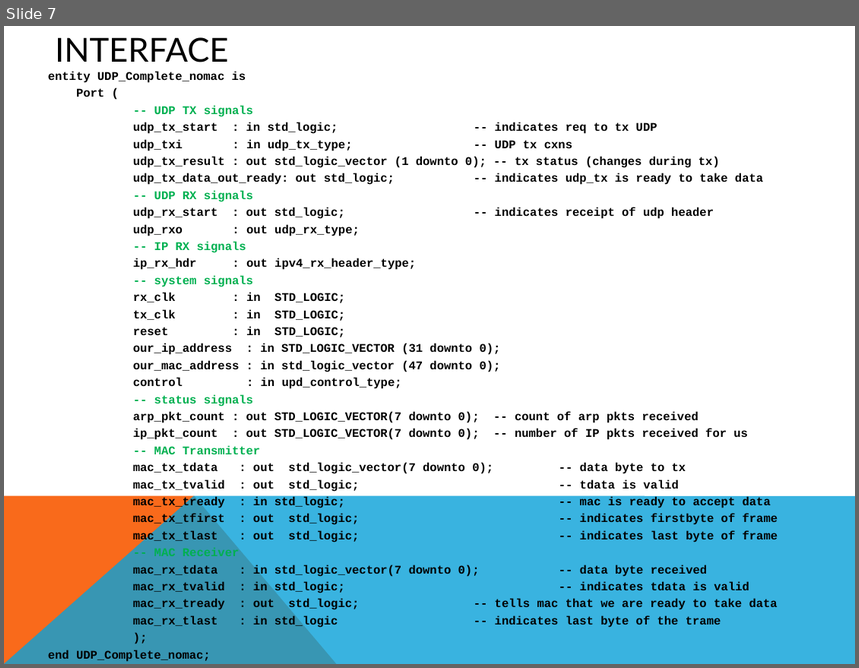
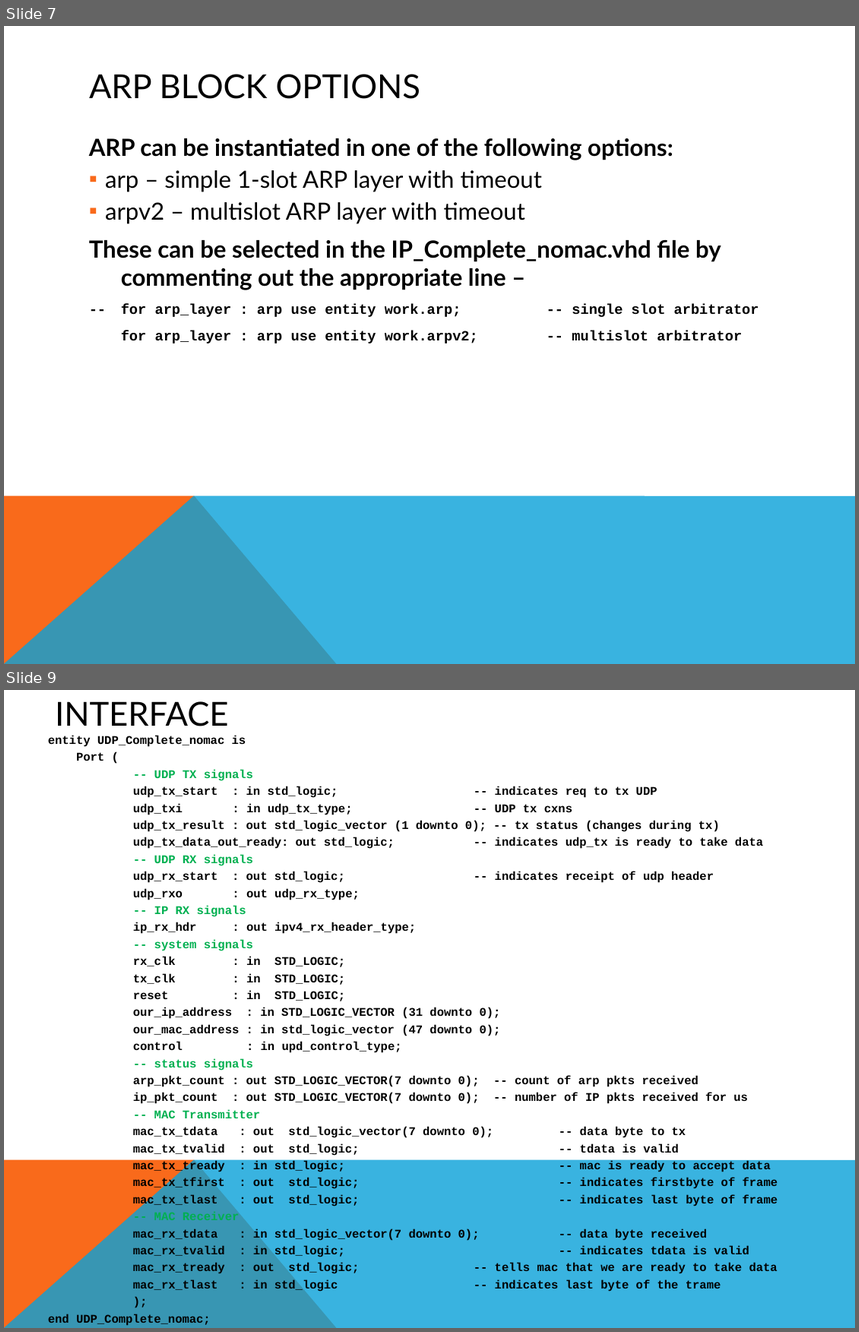
Before and after one commit to rsarwar87/udp_ip_core, a slide deck: doc/src/UDP_IP_Stack.pptx. Shown one above the other, each under a label of ours: slide 7 before the commit, slides 7 and 9 after it; the slides between them are not shown. The pictures are 859x668 and 859x1332 pixels, drawn with LibreOffice and Linux fonts; fonts in the diff are those of the drawing. Boxes give left, top, right and bottom in pixels: in the first picture for what was removed or moved away, otherwise in the second. Text is boxed around its words. In the diff, an @@ line names an element or a change of style, - is before the commit and + after.

Commit message:
Committed changes, adding ARPV2 with multislot ARP cache

```diff
--- a/doc/src/UDP_IP_Stack.pptx
+++ b/doc/src/UDP_IP_Stack.pptx
@@ slide 7 added at (x1=4, y1=26, x2=855, y2=664), background #FFFFFF; not listed: 2 template elements that a slide beside it also shows @@
@@ title added at (x1=89, y1=74, x2=420, y2=99), 28 pt, text #000000 @@
+ARP BLOCK OPTIONS
@@ text added at (x1=89, y1=138, x2=759, y2=344), 20 pt, text #000000, bold @@
+ARP can be instantiated in one of the following options:
+  ▪ arp – simple 1-slot ARP layer with timeout
+  ▪ arpv2 – multislot ARP layer with timeout
+These can be selected in the IP_Complete_nomac.vhd file by commenting out the appropriate line –
+-- for arp_layer : arp use entity work.arp; -- single slot arbitrator
+for arp_layer : arp use entity work.arpv2; -- multislot arbitrator
@@ what was slide 7 is now slide 9 @@
```
Also in this commit, not shown: 7 slides changed, 2 other slides added, 21 other files.
